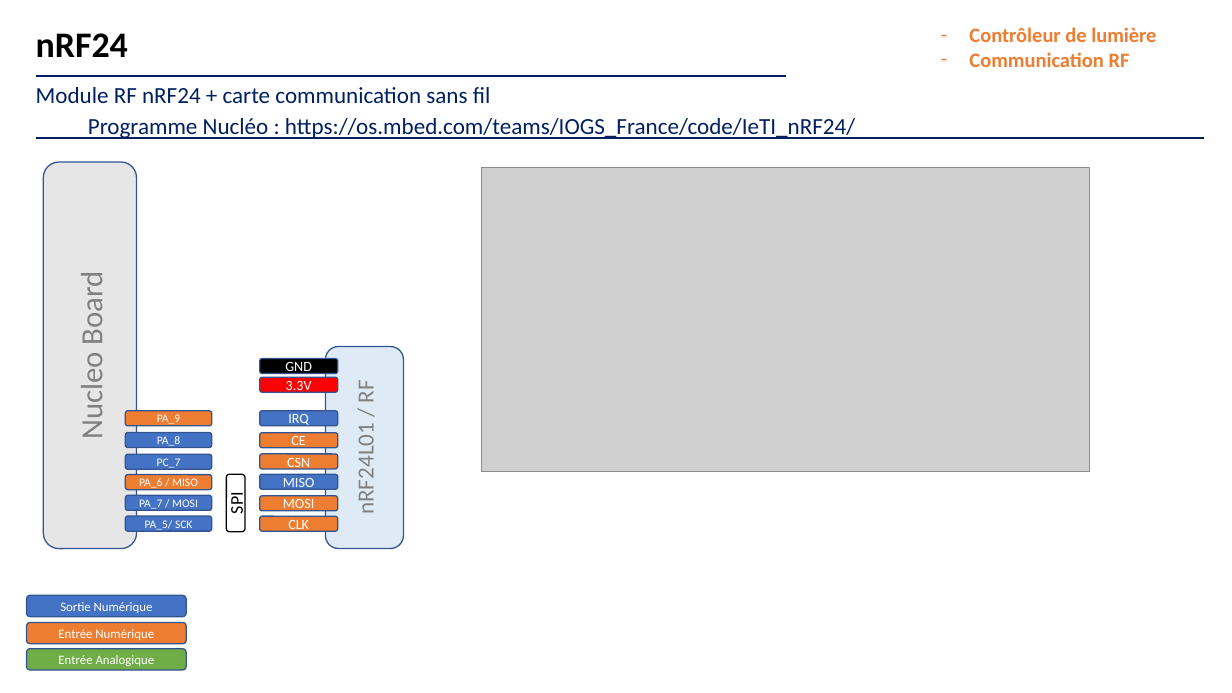
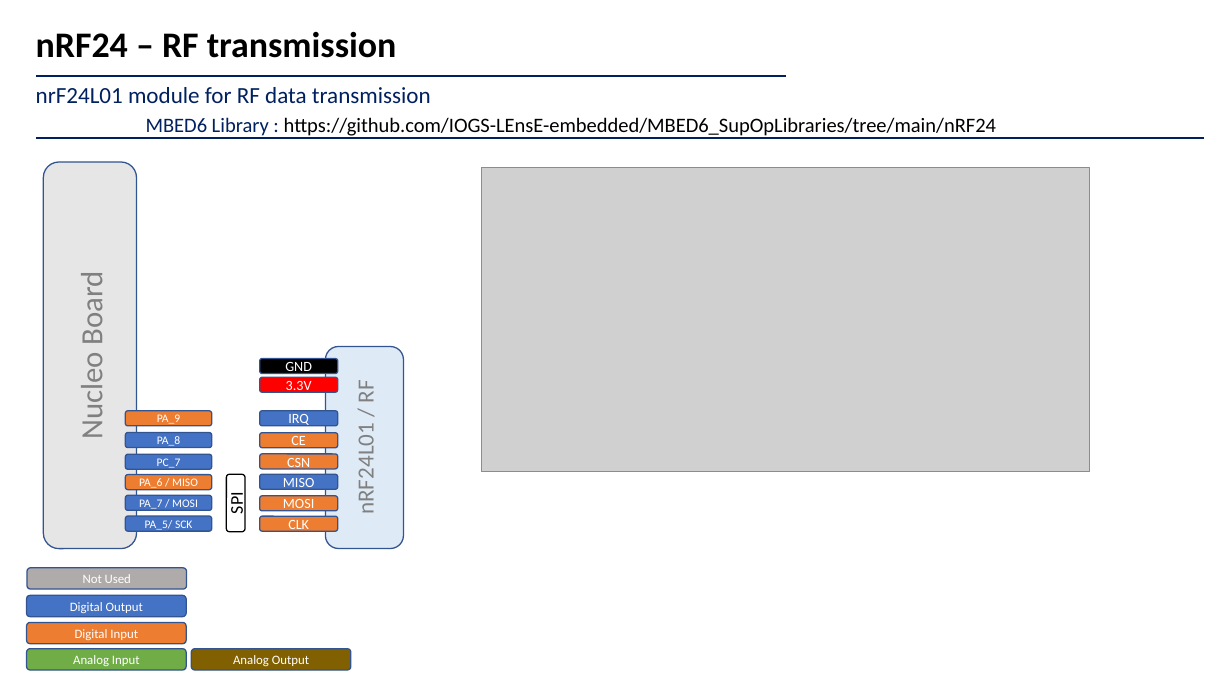
Before and after one commit to IOGS-LEnsE-embedded/Maquettes_LEnsE, a slide deck: slide 4 of Maquettes/Elec_Num_Emb/VisionIndustrielle_TP/brochages.pptx (slide 3 before the commit). Drawn at 1232x693 pixels with LibreOffice and Linux fonts; fonts in the diff are those of the drawing; grey boxes stand for pictures. Boxes give left, top, right and bottom in pixels: in the first picture for what was removed or moved away, otherwise in the second. Text is boxed around its words. In the diff, an @@ line names an element or a change of style, - is before the commit and + after.

```diff
--- a/Maquettes/Elec_Num_Emb/VisionIndustrielle_TP/brochages.pptx
+++ b/Maquettes/Elec_Num_Emb/VisionIndustrielle_TP/brochages.pptx
@@ text removed at <box>969,27,1156,67</box> @@
-– Contrôleur de lumière
-– Communication RF
@@ text at <box>36,31,397,58</box>: text changed @@
-nRF24
+nRF24 – RF transmission
@@ text at <box>36,87,431,103</box>: text changed @@
-Module RF nRF24 + carte communication sans fil
+nrF24L01 module for RF data transmission
@@ text at <box>146,117,996,136</box>: text changed; size 18 to 16 pt; text colour #002060 to #000000 @@
-Programme Nucléo : https://os.mbed.com/teams/IOGS_France/code/IeTI_nRF24/
+MBED6 Library : https://github.com/IOGS-LEnsE-embedded/MBED6_SupOpLibraries/tree/main/nRF24
@@ rounded rectangle added at <box>27,568,187,590</box>, fill #AFABAB, outline #325491 1 pt, 10 pt, text #FFFFFF @@
+Not Used
@@ text in rounded rectangle at <box>70,602,143,613</box>: text changed @@
-Sortie Numérique
+Digital Output
@@ text in rounded rectangle at <box>75,629,138,640</box>: text changed @@
-Entrée Numérique
+Digital Input
@@ text in rounded rectangle at <box>73,655,140,666</box>: text changed @@
-Entrée Analogique
+Analog Input
@@ rounded rectangle added at <box>191,649,351,670</box>, fill #806000, outline #325491 1 pt, 10 pt, text #FFFFFF @@
+Analog Output
```
Also in this commit, not shown: 2 other slides changed, 1 slide added.
